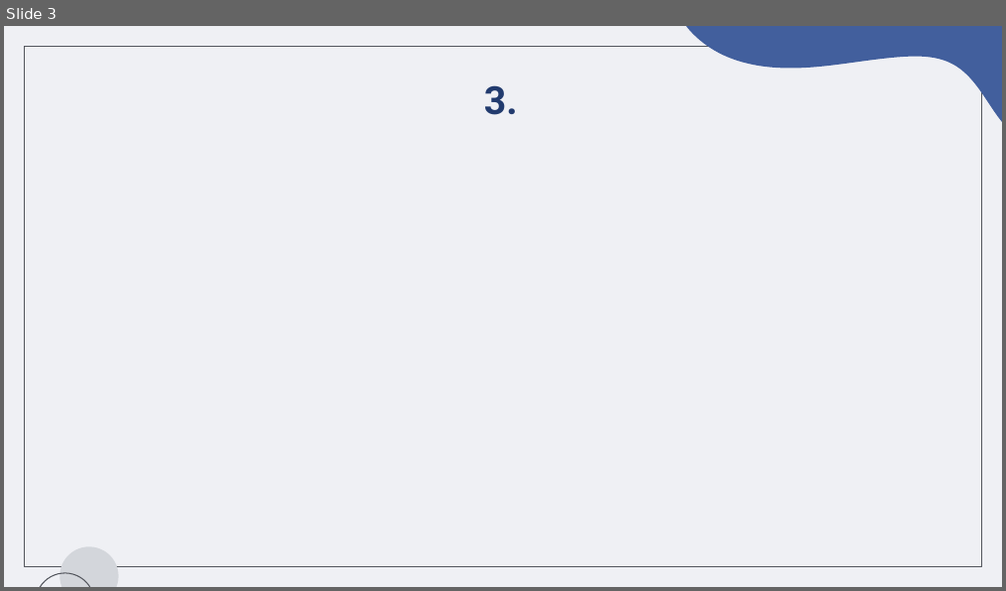
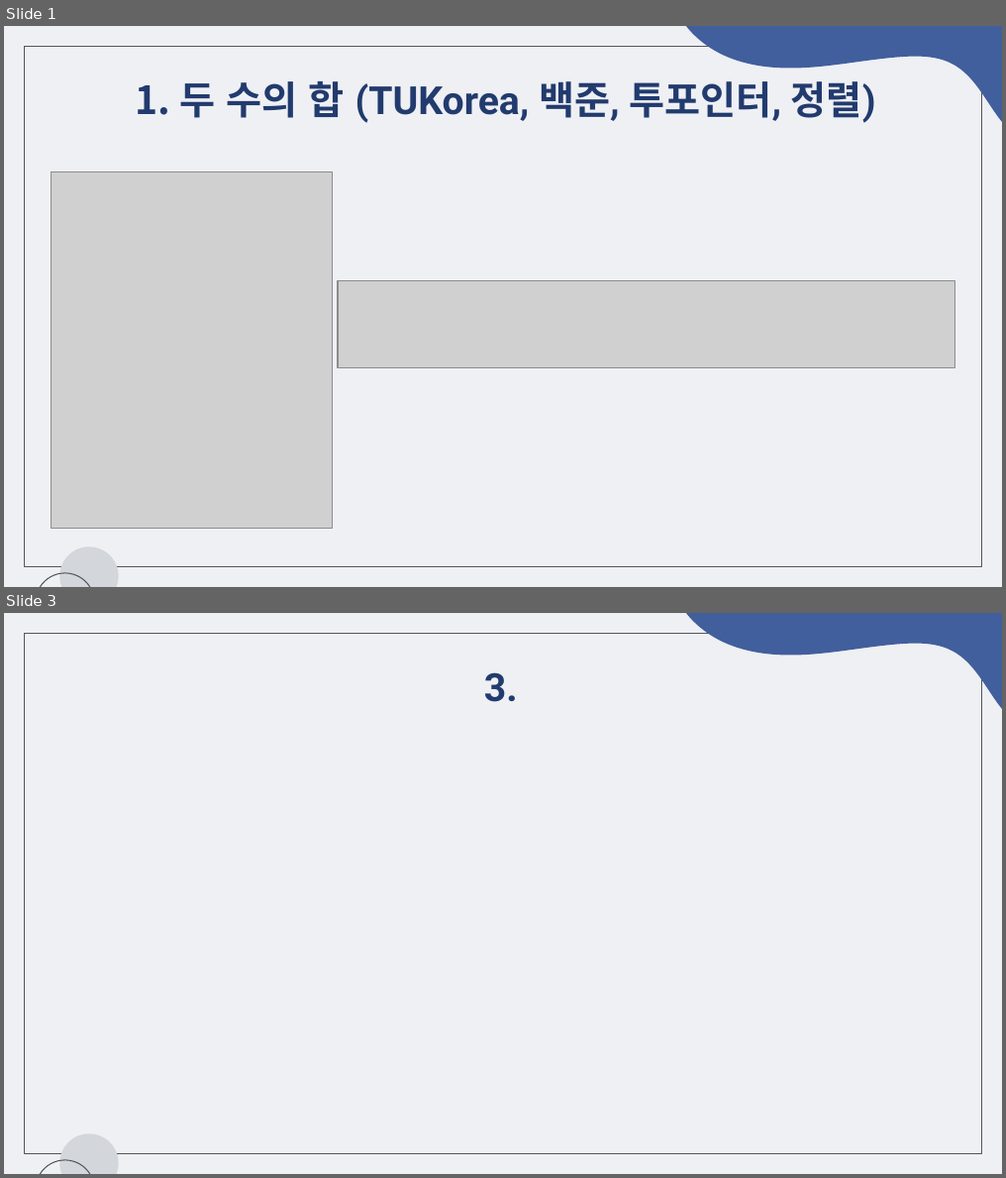
Before and after one commit to chaeeun-dev/CodingTest, a slide deck: 문제해결프로그래밍_숙제/제출용/숙제9_2022182035.pptx. Shown one above the other, each under a label of ours: slide 3 before the commit, slides 1 and 3 after it; the slides between them are not shown. The pictures are 1006x591 and 1006x1178 pixels, drawn with LibreOffice and Linux fonts; fonts in the diff are those of the drawing; grey boxes stand for pictures. Boxes give left, top, right and bottom in pixels: in the first picture for what was removed or moved away, otherwise in the second. Text is boxed around its words. In the diff, an @@ line names an element or a change of style, - is before the commit and + after.

```diff
--- a/문제해결프로그래밍_숙제/제출용/숙제9_2022182035.pptx
+++ b/문제해결프로그래밍_숙제/제출용/숙제9_2022182035.pptx
@@ slide 1 added at box(4, 26, 1002, 587), background #EFF0F4; not listed: 4 template elements that a slide beside it also shows @@
@@ title added at box(180, 81, 876, 123), 28 pt, text #223B6E, bold @@
+1. 두 수의 합 (TUKorea, 백준, 투포인터, 정렬)
@@ picture added at box(51, 172, 333, 528) @@
@@ picture added at box(338, 281, 955, 369) @@
```
Also in this commit, not shown: 2 other slides added, 5 slides removed, 8 other files.
